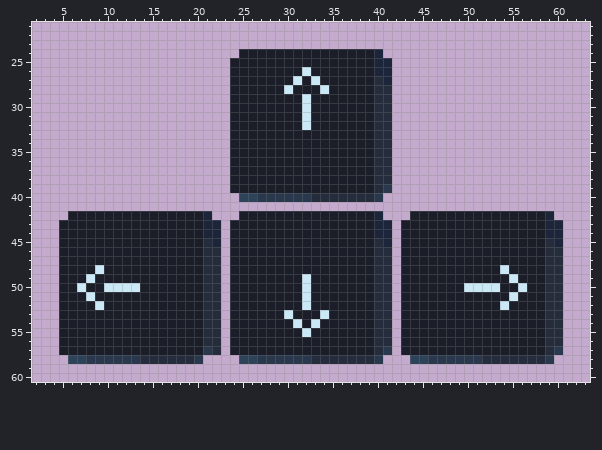
Two versions of one pixel-art file, Art/UI/ArrowKeys.ase. Above is the file before it was changed.
64x64 pixels, 1 frame. Shown: x 2..63, y 21..60.
And afterwards:
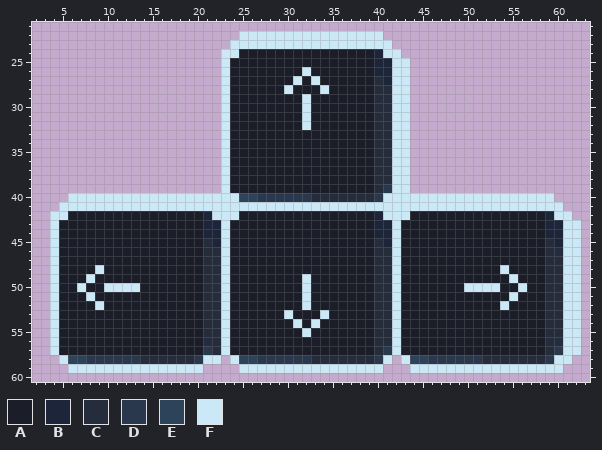
Palette (. is transparent): A #1b1e29  B #1d253b  C #252d3d  D #2a384d  E #2d4359  F #cbe8f7
Difference:
layer "Buttoms" added
Layer "Buttoms":
y 22: x 25..40 ................ -> FFFFFFFFFFFFFFFF
y 23: x 24..41 .................. -> FFFFFFFFFFFFFFFFFF
y 24: x 23..24 .. -> FF; x 41..42 .. -> FF
y 25..39: x 23 . -> F; x 42..43 .. -> FF
y 40: x 6..24 ................... -> FFFFFFFFFFFFFFFFFFF; x 41..59 ................... -> FFFFFFFFFFFFFFFFFFF
y 41: x 5..60 ........................................................ -> FFFFFFFFFFFFFFFFFFFFFFFFFFFFFFFFFFFFFFFFFFFFFFFFFFFFFFFF
y 42: x 4..5 .. -> FF; x 22..24 ... -> FFF; x 41..43 ... -> FFF; x 60..61 .. -> FF
y 43..57: x 4 . -> F; x 23 . -> F; x 42 . -> F; x 61..62 .. -> FF
y 58: x 5 . -> F; x 21..22 .. -> FF; x 24 . -> F; x 41 . -> F; x 43 . -> F; x 60..61 .. -> FF
y 59: x 6..20 ............... -> FFFFFFFFFFFFFFF; x 25..40 ................ -> FFFFFFFFFFFFFFFF; x 44..60 ................. -> FFFFFFFFFFFFFFFFF
Pixel boxes of the changes (left, top, right, bottom) in both pictures:
added: (50, 31, 581, 373)
